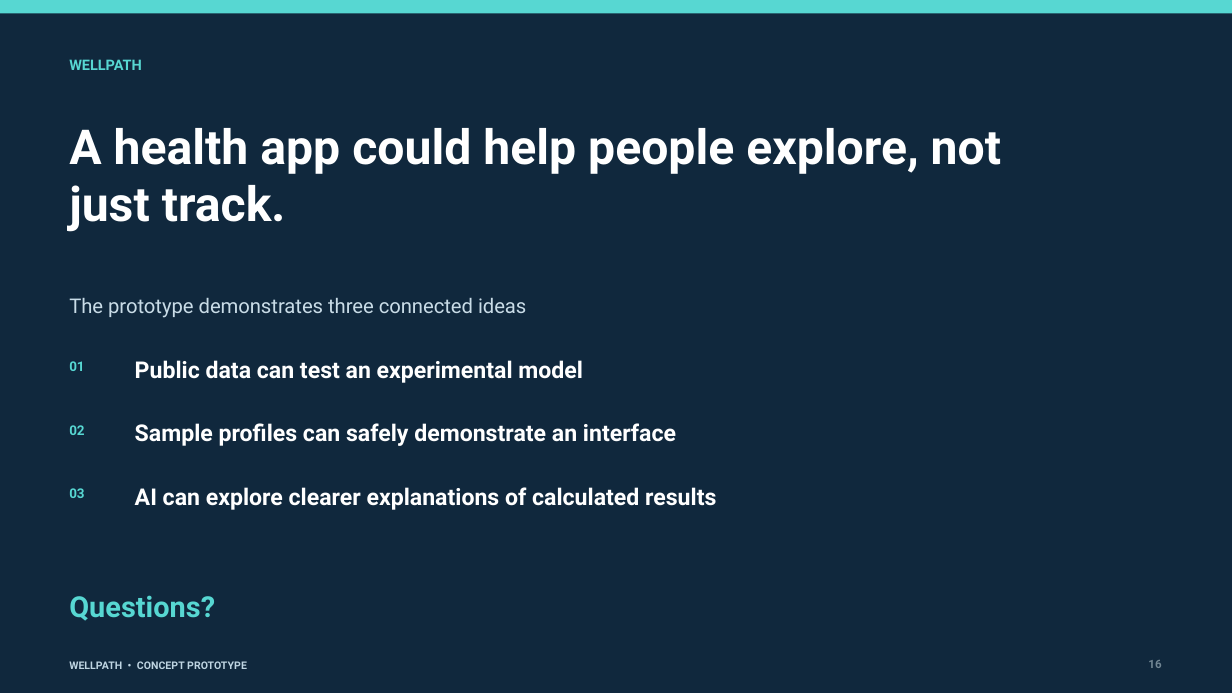
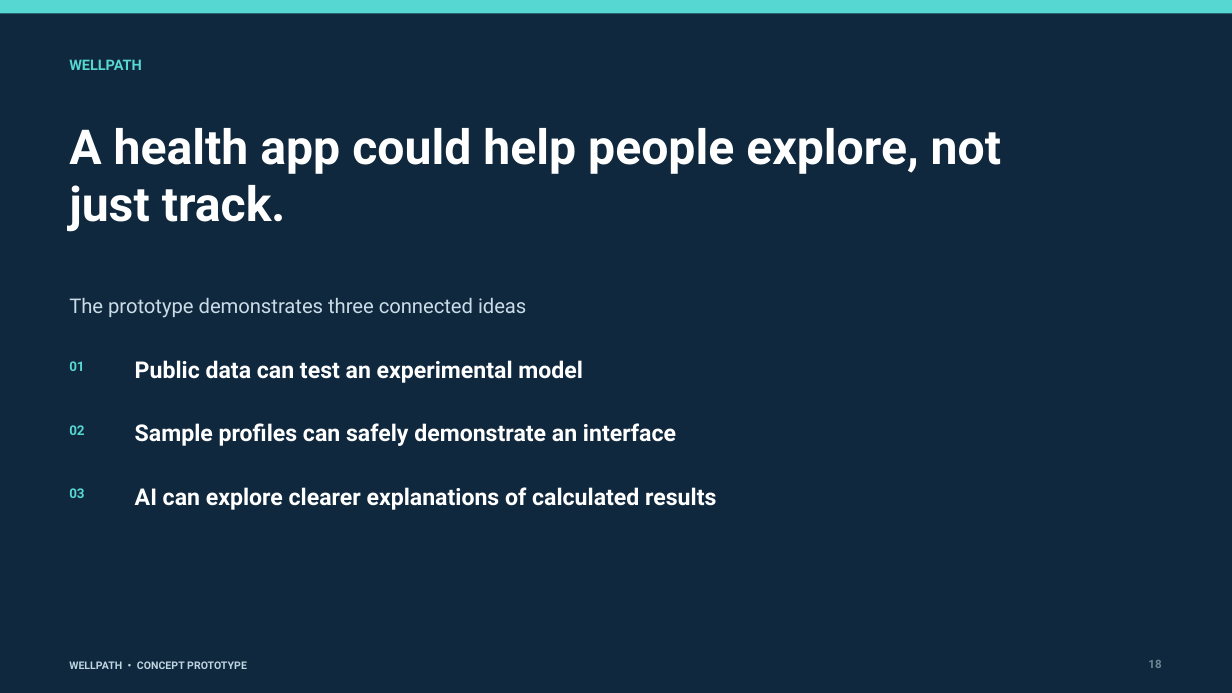
Before and after one commit to MahirMaz/WellPath, a slide deck: slide 18 of WellPath_Concept_Presentation.pptx (slide 16 before the commit). Drawn at 1232x693 pixels with LibreOffice and Linux fonts; fonts in the diff are those of the drawing. Boxes give left, top, right and bottom in pixels: in the first picture for what was removed or moved away, otherwise in the second. Text is boxed around its words. In the diff, an @@ line names an element or a change of style, - is before the commit and + after.

```diff
--- a/WellPath_Concept_Presentation.pptx
+++ b/WellPath_Concept_Presentation.pptx
@@ text removed at (69,595,215,621) @@
-Questions?
```
Also in this commit, not shown: 7 other slides changed, 2 slides added, 14 other files.
